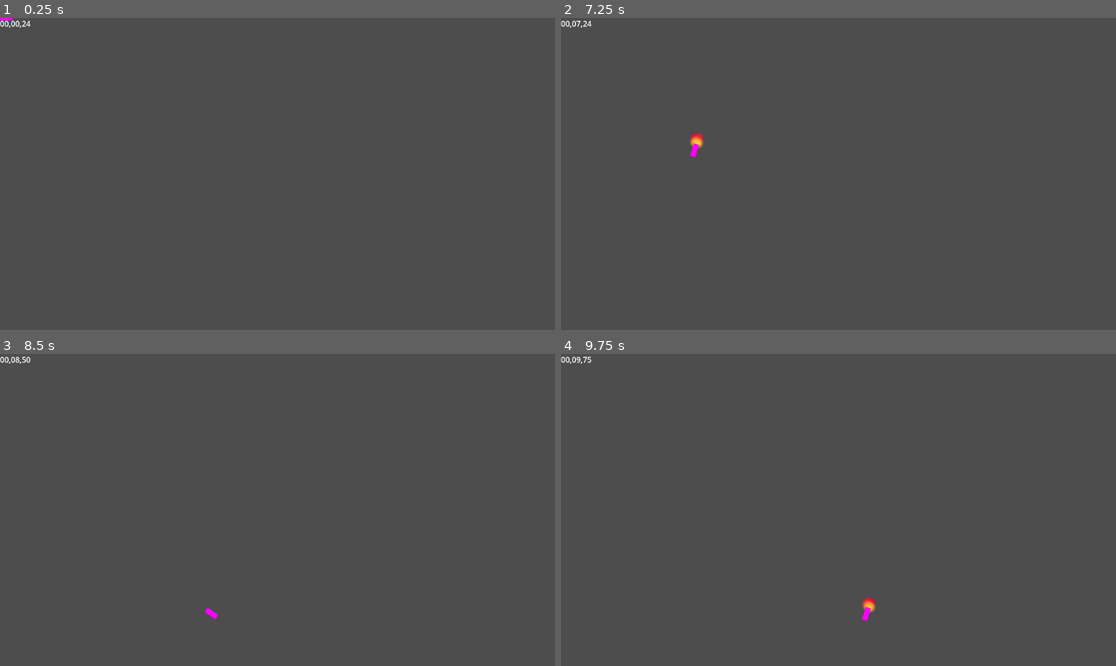
Above: before the commit, frames 1-4 (two rows, left to right).
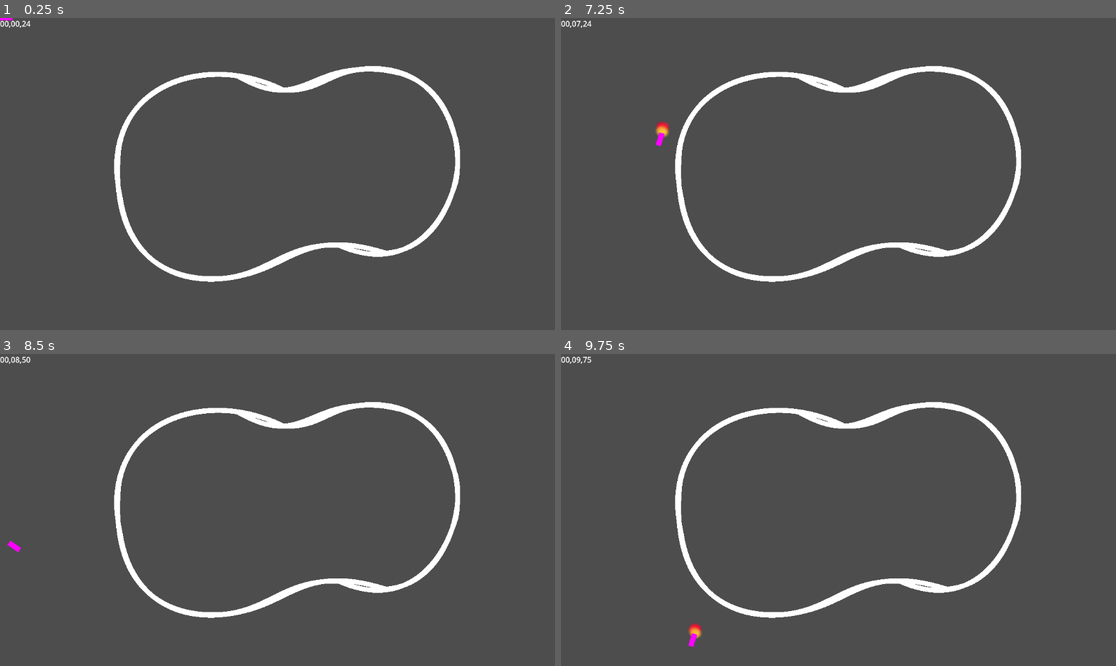
Above: after the commit, the same moments.

Repository: Timjb4235/three-brothers
Game: Godot game, scene res://scenes/main.tscn
Two runs of this game, one before a commit and one after it. Both use one fixed random seed, a clock stepped at 60 frames per second and the inputs below.
Inputs:
- Up to frame 1 (0.25 s): no input
- Up to frame 2 (7.25 s): hold Right (right) 0.53-1.28 s; hold Down (down) 1.28-2.03 s; hold Right (right) 2.03-2.78 s; hold Up (up) 2.78-3.53 s; hold A (left) 3.53-5.03 s; hold Down (down) 5.03-5.78 s; hold Right (right) 5.78-6.53 s; hold Up (up) from 6.53 s (still down)
- Up to frame 3 (8.5 s): release Up (up) at 7.28 s; hold Right (right) 7.28-8.03 s; hold Down (down) from 8.03 s (still down)
- Up to frame 4 (9.75 s): release Down (down) at 8.78 s; hold A (left) 8.78-9.53 s; hold Up (up) from 9.53 s (still down)

The runs differ from the first frame. In frame 1, 3.4% of the frame differs, in the area x 20-83%, y 15-85%; in frame 2, 3.7%, in the area x 17-83%, y 15-85%; in frame 3, 3.5%; in frame 4, 3.7%.
Error before the commit: Parse Error: Identifier "outer_polygon" not declared in the current scope. (res://scripts/racetrack.gd:105)

Commit message:
Fix bad merge

Diff:
--- a/scripts/racetrack.gd
+++ b/scripts/racetrack.gd
@@ -97,10 +97,9 @@
 	var outer_polygon := CollisionPolygon2D.new()
 	outer_polygon.polygon = _outer_curve.get_baked_points()
 	outer_polygon.build_mode = CollisionPolygon2D.BUILD_SEGMENTS
-	add_child(outer_polygon)
+	outer_collider.add_child(outer_polygon)
+	add_child(outer_collider)
 
 func get_lap_progress(player_position) -> float:
 	var curve_dist = _path.curve.get_closest_offset(player_position)
 	return curve_dist / _path.curve.get_baked_length()
-	outer_collider.add_child(outer_polygon)
-	add_child(outer_collider)
